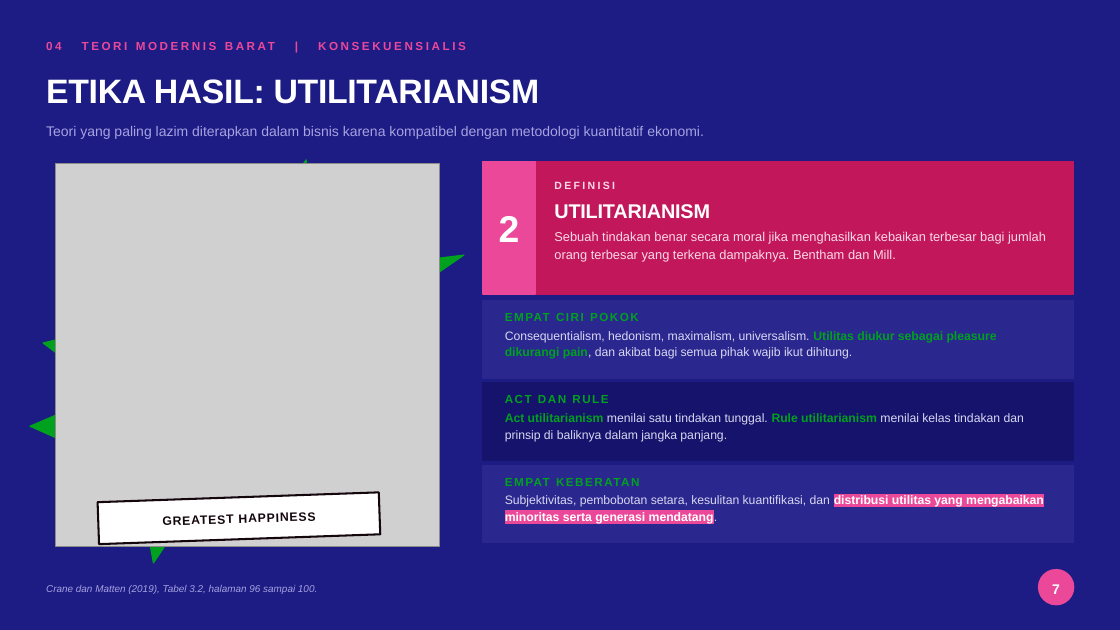
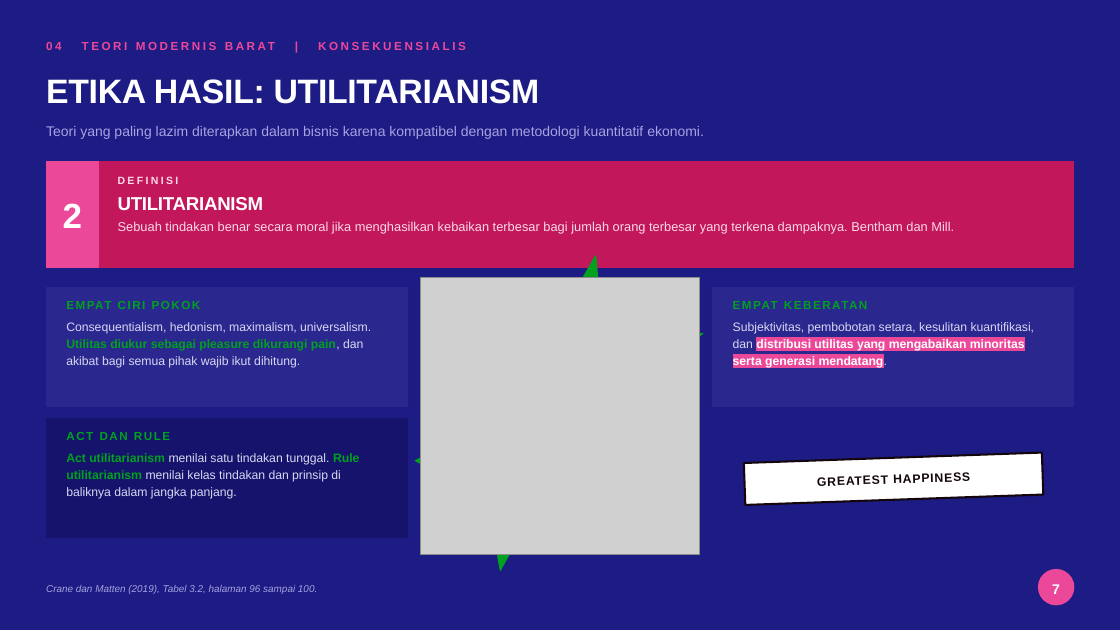
Before and after one commit to aslihabnuri/Dom-Manipulation, a slide deck: slide 7 of business-ethics/WOW-Business-Ethics-Hilirisasi-Nikel.pptx. Drawn at 1120x630 pixels with LibreOffice and Linux fonts; fonts in the diff are those of the drawing; grey boxes stand for pictures; background and template pictures are left out. Boxes give left, top, right and bottom in pixels: in the first picture for what was removed or moved away, otherwise in the second. Text is boxed around its words. In the diff, an @@ line names an element or a change of style, - is before the commit and + after.

```diff
--- a/business-ethics/WOW-Business-Ethics-Hilirisasi-Nikel.pptx
+++ b/business-ethics/WOW-Business-Ethics-Hilirisasi-Nikel.pptx
@@ text "2" moved from (x1=499, y1=216, x2=520, y2=242) to (x1=63, y1=203, x2=82, y2=228) @@
@@ text "2" at (x1=63, y1=203, x2=82, y2=228): size 32 to 30 pt @@
@@ rectangle resized from (x1=483, y1=161, x2=1074, y2=294) to (x1=46, y1=161, x2=1074, y2=267) @@
@@ rectangle resized from (x1=483, y1=161, x2=535, y2=294) to (x1=46, y1=161, x2=98, y2=267) @@
@@ text "DEFINISI" moved from (x1=554, y1=181, x2=615, y2=189) to (x1=118, y1=176, x2=179, y2=184) @@
@@ text "UTILITARIANISM" moved from (x1=554, y1=204, x2=710, y2=219) to (x1=118, y1=197, x2=264, y2=210) @@
@@ text "UTILITARIANISM" at (x1=118, y1=197, x2=264, y2=210): size 17 to 16 pt @@
@@ text "Sebuah tindakan benar secara moral ..." rewrapped from (x1=554, y1=231, x2=1046, y2=262) to (x1=118, y1=221, x2=954, y2=234) @@
@@ irregular seal resized from (x1=0, y1=140, x2=501, y2=578) to (x1=391, y1=243, x2=732, y2=580) @@
@@ rectangle added at (x1=46, y1=287, x2=408, y2=407), fill #2A278F, outline #2A278F 1 pt @@
@@ text "EMPAT CIRI POKOK" rewrapped from (x1=505, y1=306, x2=1054, y2=326) to (x1=66, y1=294, x2=387, y2=314) @@
@@ picture resized from (x1=55, y1=164, x2=439, y2=546) to (x1=421, y1=277, x2=699, y2=555) @@
@@ rectangle resized from (x1=483, y1=383, x2=1074, y2=460) to (x1=712, y1=287, x2=1074, y2=407) @@
@@ rectangle at (x1=712, y1=287, x2=1074, y2=407): fill #15136B to #2A278F; outline #15136B 1 pt to #2A278F 1 pt @@
@@ text "EMPAT KEBERATAN" rewrapped from (x1=505, y1=471, x2=1054, y2=491) to (x1=733, y1=294, x2=1054, y2=314) @@
@@ text "Consequentialism, hedonism, maximalism, universalism. Utilit ..." rewrapped from (x1=505, y1=331, x2=997, y2=359) to (x1=66, y1=322, x2=371, y2=368) @@
@@ text "Subjektivitas, pembobotan setara, kesulitan kuantifikasi, ..." rewrapped from (x1=505, y1=495, x2=1044, y2=524) to (x1=733, y1=322, x2=1035, y2=368) @@
@@ rectangle resized from (x1=483, y1=301, x2=1074, y2=378) to (x1=46, y1=418, x2=408, y2=538) @@
@@ rectangle at (x1=46, y1=418, x2=408, y2=538): fill #2A278F to #15136B; outline #2A278F 1 pt to #15136B 1 pt @@
@@ text "ACT DAN RULE" moved from (x1=505, y1=395, x2=608, y2=403) to (x1=66, y1=432, x2=170, y2=440) @@
@@ text "Act utilitarianism menilai satu tindakan ..." rewrapped from (x1=505, y1=413, x2=1024, y2=442) to (x1=66, y1=453, x2=359, y2=499) @@
@@ rectangle removed at (x1=483, y1=465, x2=1074, y2=543) @@
@@ text "GREATEST HAPPINESS" rewrapped from (x1=98, y1=493, x2=380, y2=544) to (x1=744, y1=453, x2=1043, y2=505) @@
@@ rectangle resized from (x1=98, y1=493, x2=380, y2=544) to (x1=744, y1=453, x2=1043, y2=505) @@
```
Also in this commit, not shown: 9 other slides changed, 1 other file.
